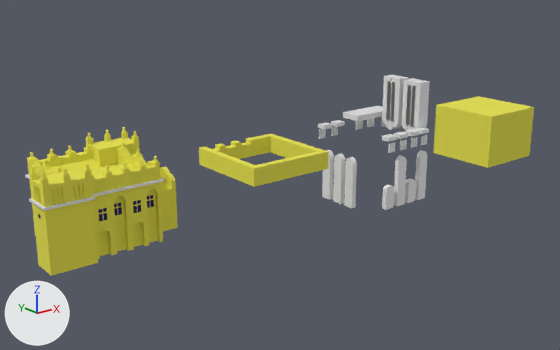
The glTF model models/zamek.glb: old version first, new version second.
One viewpoint serves both versions: a 50 mm camera at (-21.0, -45.6, 19.9) aimed at (16.5, 1.3, 1.2). Arrows for +X, +Y and +Z are at lower left; the lights stay in place. Where no turn or scale is listed for an object, it has been applied to the vertices.
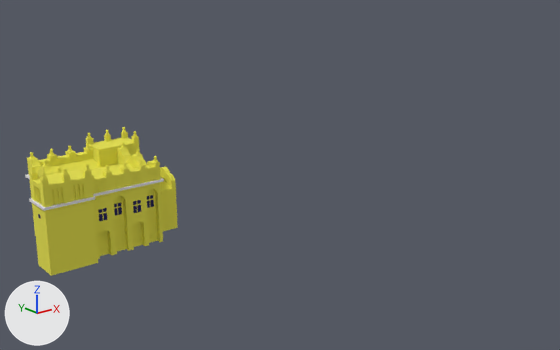
Location of each change, [x1, y1, x2, y2] in pixels of the pictures (560 x 350 px):
'Zamek.Backup', deleted (yellow)
    before: [433, 96, 534, 168]
'Zamek_góra_Backup', deleted (yellow)
    before: [199, 134, 329, 187]
'Krusz_tył', deleted
    before: [382, 150, 427, 210]
'Krusz1.003', deleted
    before: [402, 78, 430, 130]
'Krusz1.005', deleted
    before: [382, 75, 409, 130]
'Krusz1.004', deleted
    before: [344, 157, 357, 208]
'Krusz1.002', deleted
    before: [333, 153, 345, 204]
'Krusz1.001', deleted
    before: [322, 150, 334, 200]
'blank_tempalte.007', deleted
    before: [343, 106, 383, 121]
'Krusz3.001', deleted
    before: [331, 120, 345, 136]
'blank_tempalte.001', deleted
    before: [382, 134, 397, 142]
'blank_tempalte.002', deleted
    before: [393, 132, 408, 139]
'blank_tempalte', deleted
    before: [318, 122, 332, 129]
'blank_tempalte.005', deleted
    before: [404, 129, 419, 136]
'Krusz3.003', deleted
    before: [388, 142, 395, 153]
'blank_tempalte.004', deleted
    before: [415, 128, 429, 134]
'Krusz3.002', deleted
    before: [319, 129, 326, 139]
'Krusz3.004', deleted
    before: [400, 139, 407, 150]
'Krusz3.007', deleted
    before: [411, 137, 418, 148]
'Krusz3.009', deleted
    before: [356, 120, 363, 130]
'Krusz3.008', deleted
    before: [367, 118, 374, 127]
'Krusz3.005', deleted
    before: [381, 118, 387, 127]

The change, as a diff of the scene's bpy script:
```diff
--- a/models/zamek.glb.py
+++ b/models/zamek.glb.py
@@ ob_krusz_tył @@
-ob_krusz_tył = bpy.data.objects.new('Krusz_tył', me_cube_008)
@@ ob_zamek_góra_backup @@
-ob_zamek_góra_backup = bpy.data.objects.new('Zamek_góra_Backup', me_cube_021)
@@ ob_zamek_backup @@
-ob_zamek_backup = bpy.data.objects.new('Zamek.Backup', me_cube_005)
@@ ob_krusz3_001 @@
-ob_krusz3_001 = bpy.data.objects.new('Krusz3.001', me_cube_037)
@@ ob_krusz3_002 @@
-ob_krusz3_002 = bpy.data.objects.new('Krusz3.002', me_cube_038)
@@ ob_blank_tempalte @@
-ob_blank_tempalte = bpy.data.objects.new('blank_tempalte', me_cube_041)
@@ ob_krusz3_003 @@
-ob_krusz3_003 = bpy.data.objects.new('Krusz3.003', me_cube_053)
@@ ob_blank_tempalte_001 @@
-ob_blank_tempalte_001 = bpy.data.objects.new('blank_tempalte.001', me_cube_054)
@@ ob_krusz3_004 @@
-ob_krusz3_004 = bpy.data.objects.new('Krusz3.004', me_cube_055)
@@ ob_blank_tempalte_002 @@
-ob_blank_tempalte_002 = bpy.data.objects.new('blank_tempalte.002', me_cube_056)
@@ ob_krusz3_005 @@
-ob_krusz3_005 = bpy.data.objects.new('Krusz3.005', me_cube_057)
@@ ob_krusz3_006 @@
-ob_krusz3_006 = bpy.data.objects.new('Krusz3.006', me_cube_059)
@@ ob_blank_tempalte_004 @@
-ob_blank_tempalte_004 = bpy.data.objects.new('blank_tempalte.004', me_cube_060)
@@ ob_krusz1_001 @@
-ob_krusz1_001 = bpy.data.objects.new('Krusz1.001', me_cube_061)
@@ ob_krusz1_002 @@
-ob_krusz1_002 = bpy.data.objects.new('Krusz1.002', me_cube_062)
@@ ob_krusz1_004 @@
-ob_krusz1_004 = bpy.data.objects.new('Krusz1.004', me_cube_064)
@@ ob_krusz1_003 @@
-ob_krusz1_003 = bpy.data.objects.new('Krusz1.003', me_cube_066)
@@ ob_krusz1_005 @@
-ob_krusz1_005 = bpy.data.objects.new('Krusz1.005', me_cube_071)
@@ ob_krusz3_007 @@
-ob_krusz3_007 = bpy.data.objects.new('Krusz3.007', me_cube_090)
@@ ob_blank_tempalte_005 @@
-ob_blank_tempalte_005 = bpy.data.objects.new('blank_tempalte.005', me_cube_091)
@@ ob_krusz3_008 @@
-ob_krusz3_008 = bpy.data.objects.new('Krusz3.008', me_cube_092)
@@ ob_krusz3_009 @@
-ob_krusz3_009 = bpy.data.objects.new('Krusz3.009', me_cube_094)
@@ ob_blank_tempalte_007 @@
-ob_blank_tempalte_007 = bpy.data.objects.new('blank_tempalte.007', me_cube_095)
```
